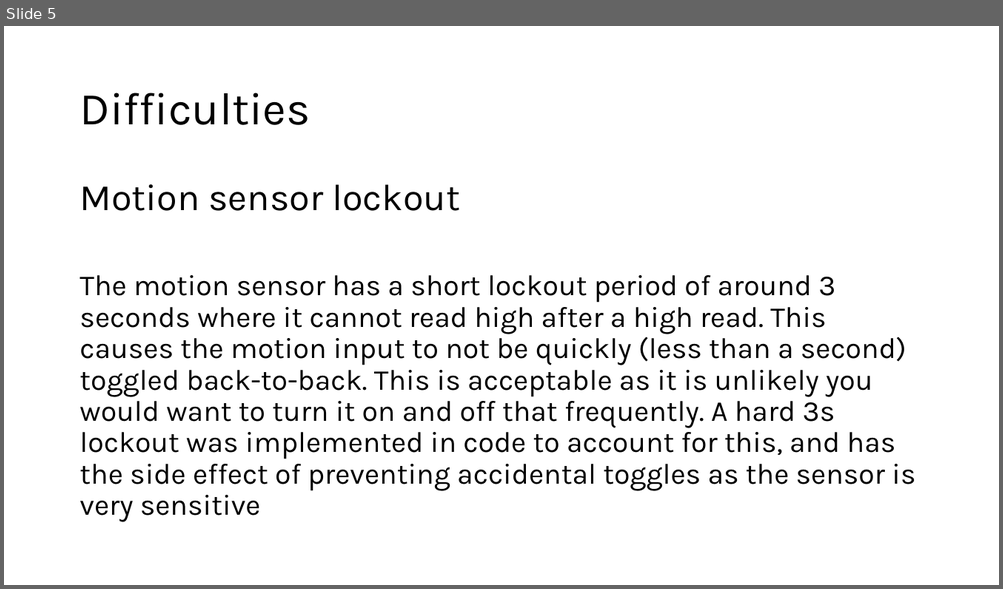
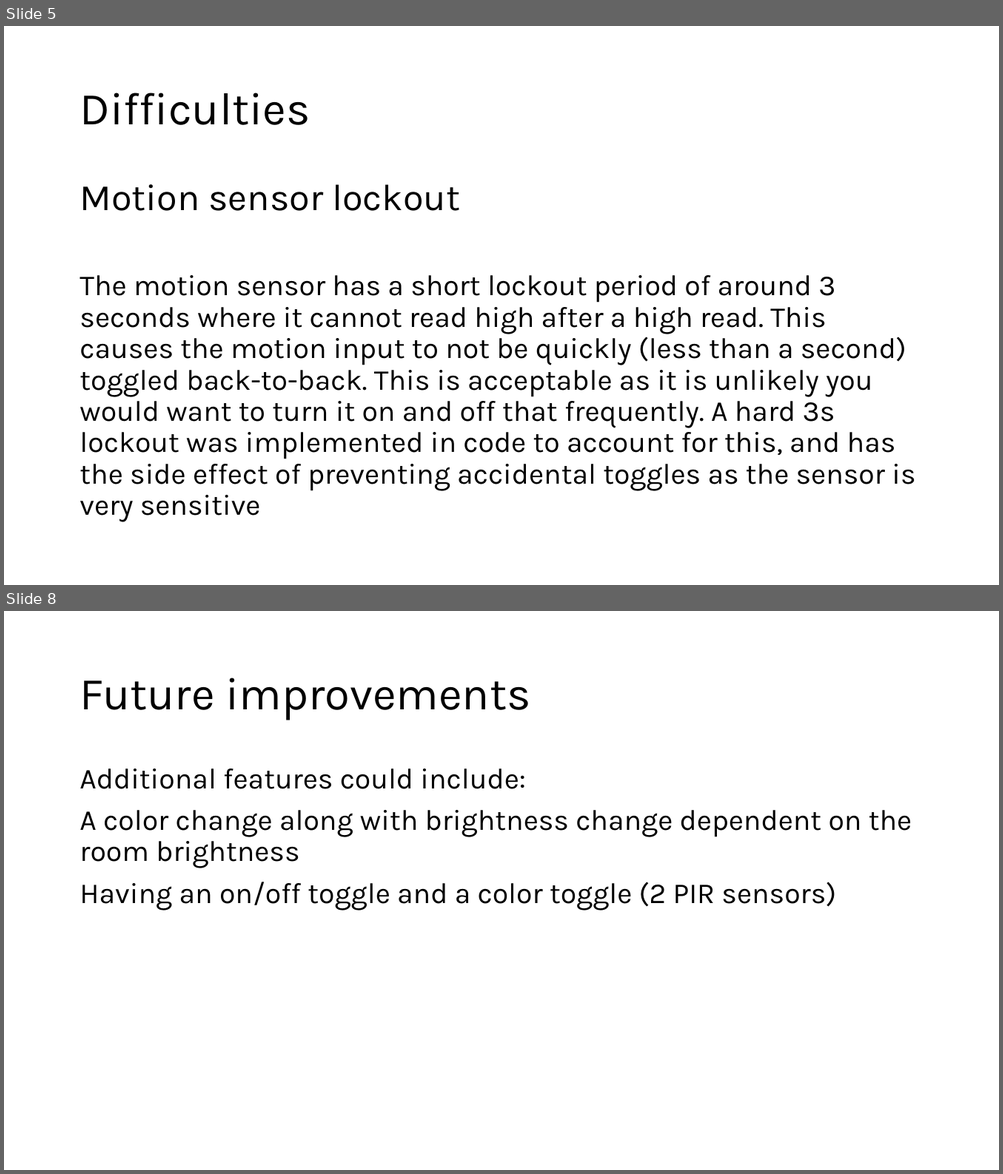
Before and after one commit to AidanCioppa04/Adaptive-LED-Strip, a slide deck: PrjPhase3/Adaptive LED Strip.pptx. Shown one above the other, each under a label of ours: slide 5 before the commit, slides 5 and 8 after it; the slides between them are not shown. The pictures are 1003x589 and 1003x1174 pixels, drawn with LibreOffice and Linux fonts; fonts in the diff are those of the drawing. Boxes give left, top, right and bottom in pixels: in the first picture for what was removed or moved away, otherwise in the second. Text is boxed around its words. In the diff, an @@ line names an element or a change of style, - is before the commit and + after.

```diff
--- a/PrjPhase3/Adaptive LED Strip.pptx
+++ b/PrjPhase3/Adaptive LED Strip.pptx
@@ slide 8 added at (4,611,999,1170), background #FFFFFF @@
@@ title added at (79,678,530,721), 44 pt, text #000000 @@
+Future improvements
@@ text added at (79,769,911,911), 28 pt, text #000000 @@
+Additional features could include:
+A color change along with brightness change dependent on the room brightness
+Having an on/off toggle and a color toggle (2 PIR sensors)
```
Also in this commit, not shown: 1 slide changed, 1 other slide added.
